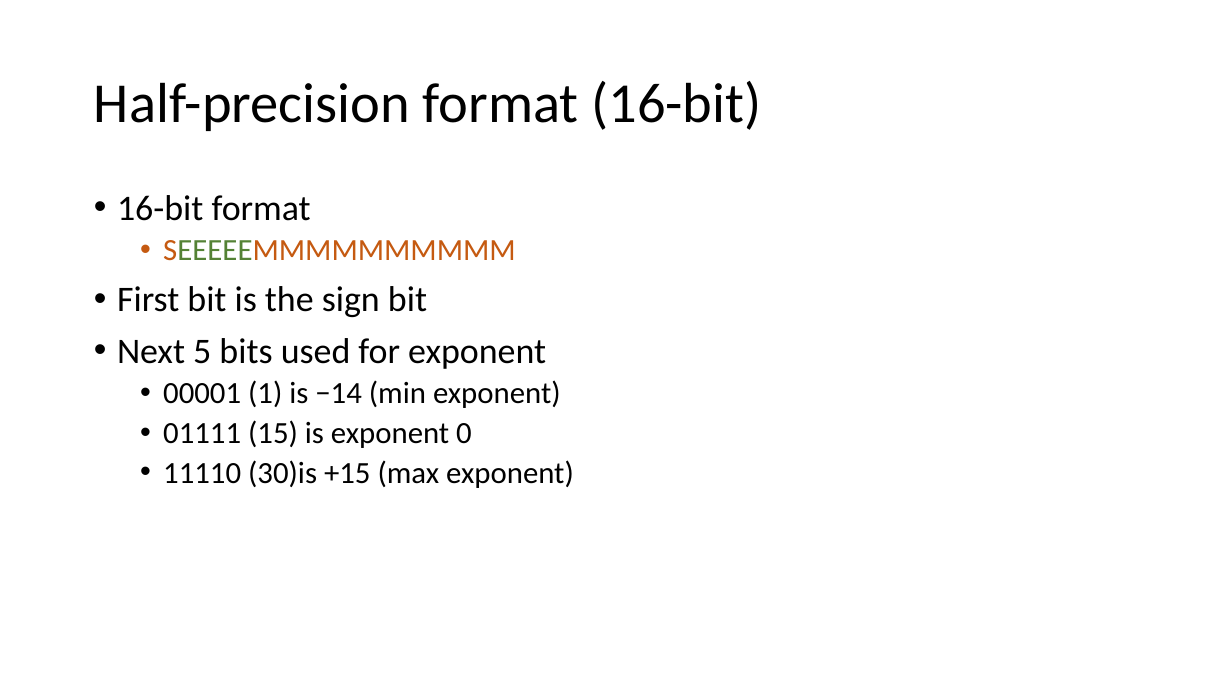
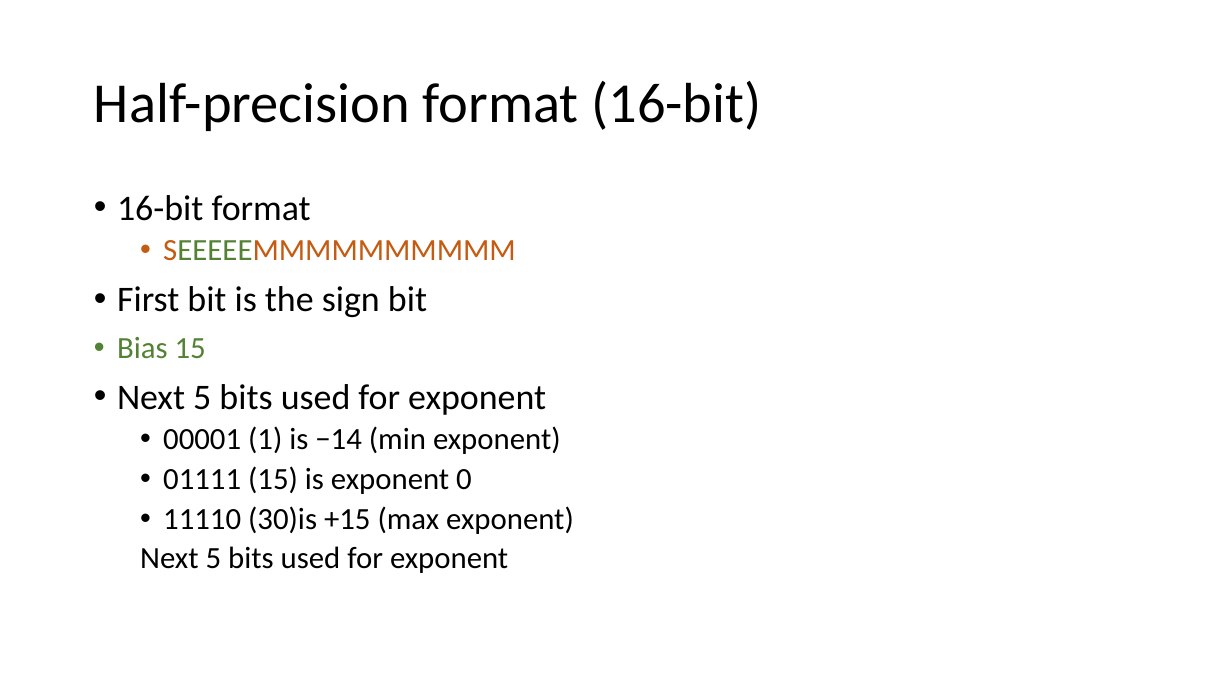
Before and after one commit to vcboy1/Leeds, a slide deck: slide 35 of 26fall/1860/Lecture/Week1.2/Lecture 1.2.2.pptx. Drawn at 1232x693 pixels with LibreOffice and Linux fonts; fonts in the diff are those of the drawing; grey boxes stand for pictures; background and template pictures are left out. Boxes give left, top, right and bottom in pixels: in the first picture for what was removed or moved away, otherwise in the second. Text is boxed around its words. In the diff, an @@ line names an element or a change of style, - is before the commit and + after.

```diff
--- a/26fall/1860/Lecture/Week1.2/Lecture 1.2.2.pptx
+++ b/26fall/1860/Lecture/Week1.2/Lecture 1.2.2.pptx
@@ text at [117, 337, 206, 359]: paragraph added @@
+• Bias 15
@@ text at [140, 546, 508, 573]: paragraph added @@
+  Next 5 bits used for exponent
```
Also in this commit, not shown: 3 other slides changed, 17 other files.
